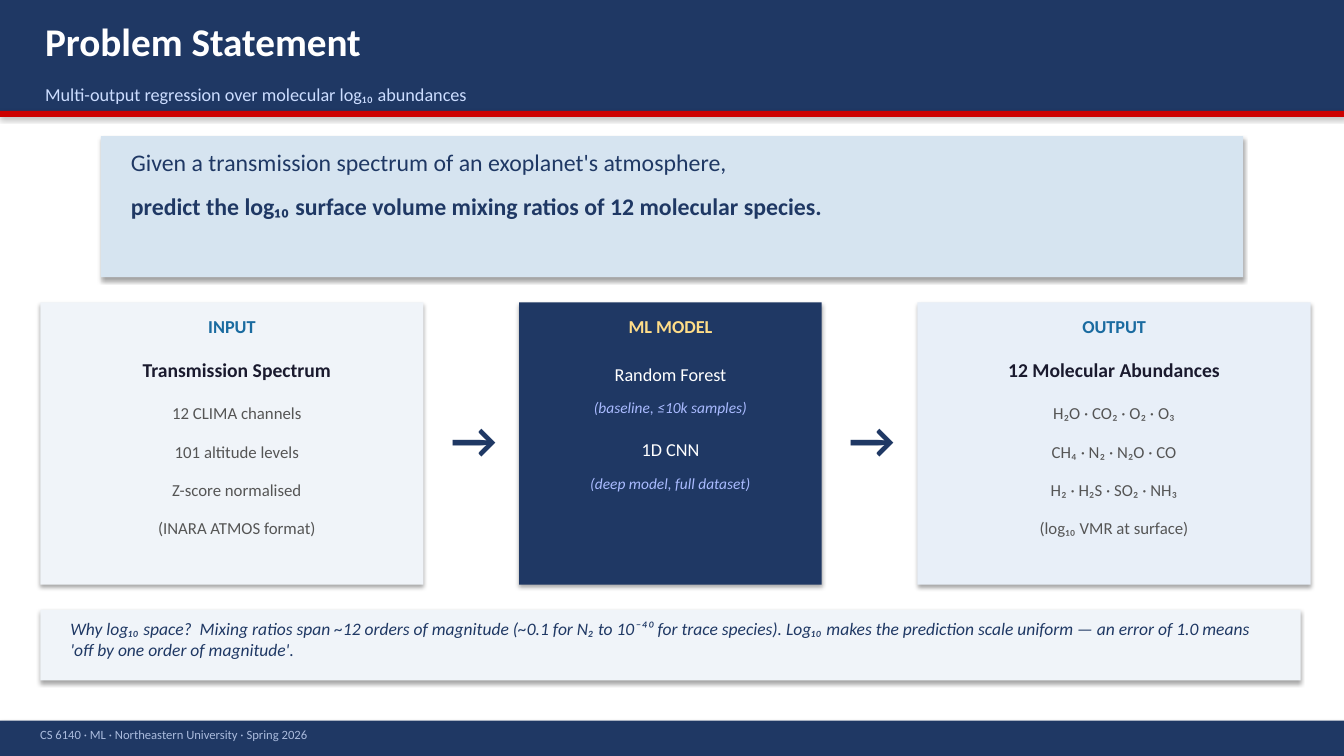
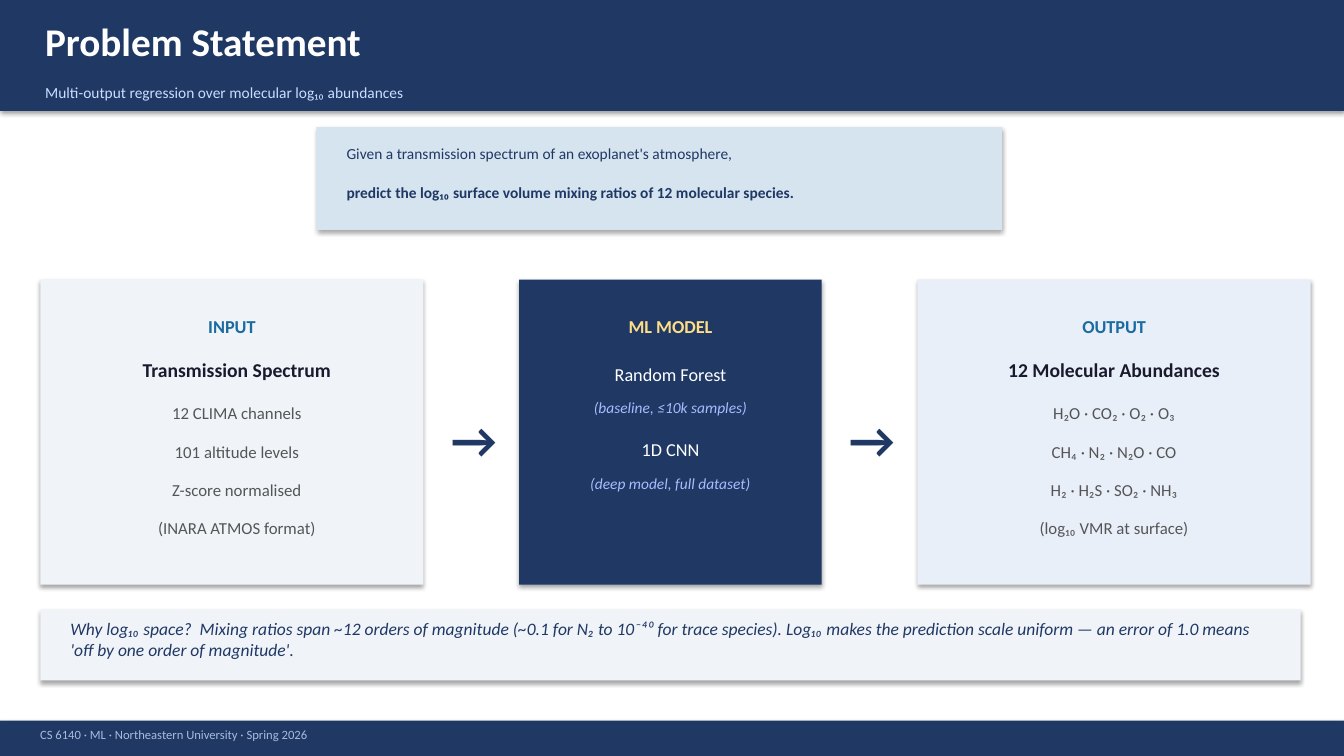
Before and after one commit to bshind87/inara-atmospheric-composition, a slide deck: slide 3 of docs/INARA_Presentation.pptx (slide 4 before the commit). Drawn at 1344x756 pixels with LibreOffice and Linux fonts; fonts in the diff are those of the drawing. Boxes give left, top, right and bottom in pixels: in the first picture for what was removed or moved away, otherwise in the second. Text is boxed around its words. In the diff, an @@ line names an element or a change of style, - is before the commit and + after.

```diff
--- a/docs/INARA_Presentation.pptx
+++ b/docs/INARA_Presentation.pptx
@@ text "Multi-output regression over molecular log₁₀ ..." at <box>45,87,404,101</box>: size 13 to 11 pt @@
@@ rectangle removed at <box>0,111,1344,117</box> @@
@@ rectangle: place and size @@
-rectangle at <box>101,136,1243,277</box>
+rectangle at <box>317,127,1002,230</box>
@@ text "Given a transmission spectrum of ...": place and size @@
-text "Given a transmission spectrum of ..." at <box>131,154,727,175</box>
+text "Given a transmission spectrum of ..." at <box>347,148,732,162</box>
@@ text "Given a transmission spectrum of ..." at <box>347,148,732,162</box>: size 17 to 11 pt @@
@@ text "predict the log₁₀ surface volume ..." at <box>347,187,794,201</box>: size 17 to 11 pt @@
@@ text "predict the log₁₀ surface volume ...": place and size @@
-text "predict the log₁₀ surface volume ..." at <box>131,198,822,219</box>
+text "predict the log₁₀ surface volume ..." at <box>347,187,794,201</box>
@@ rectangle: place and size @@
-rectangle at <box>40,302,423,585</box>
+rectangle at <box>40,279,423,585</box>
@@ rectangle: place and size @@
-rectangle at <box>519,302,822,585</box>
+rectangle at <box>519,279,822,585</box>
@@ rectangle: place and size @@
-rectangle at <box>918,302,1311,585</box>
+rectangle at <box>918,279,1311,585</box>
```
Also in this commit, not shown: 13 other slides changed, 5 slides added, 4 slides removed, 2 other files.
